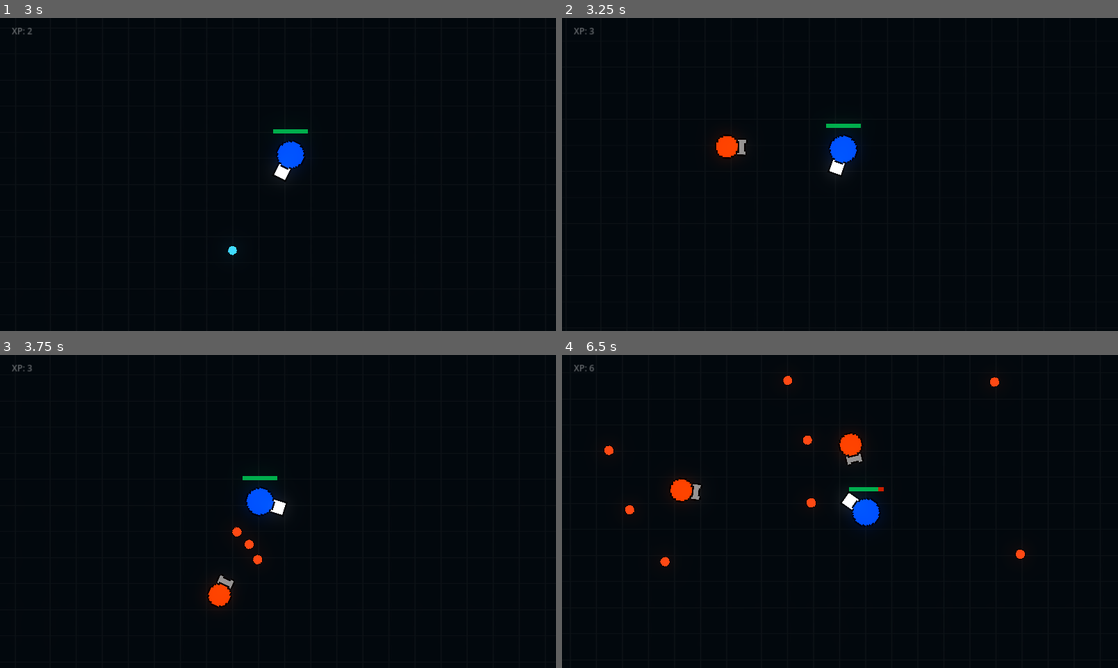
Above: before the commit, frames 1-4 (two rows, left to right).
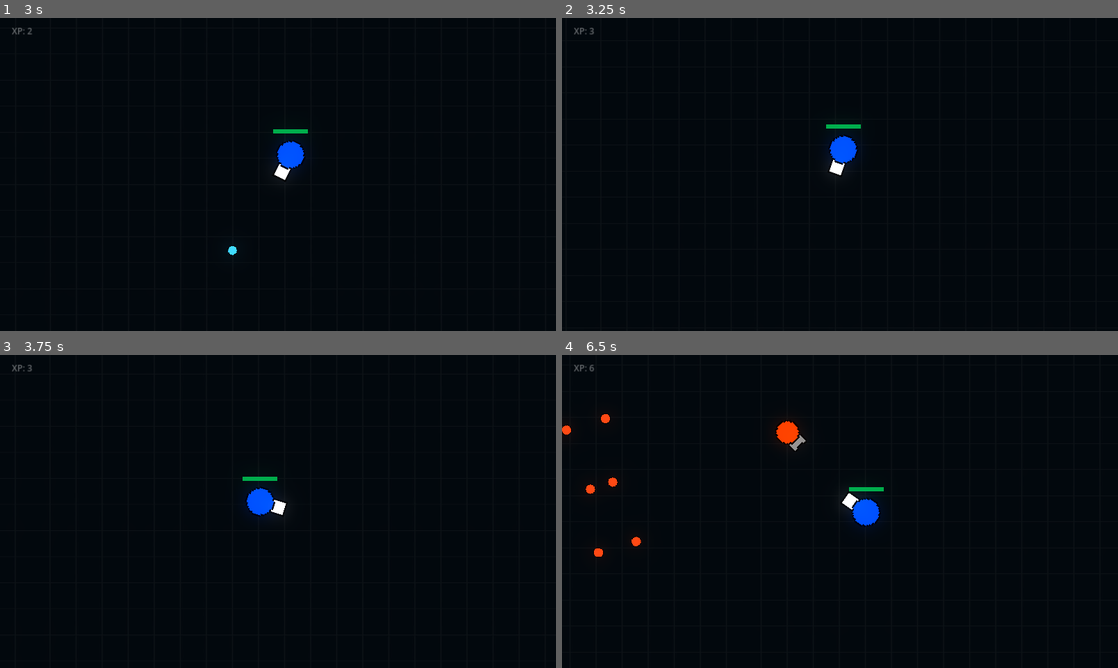
Above: after the commit, the same moments.

Repository: slin04/2D-WaveShooter-Game
Game: Godot game, scene res://code/screens/main.tscn
Same seed, same stepped clock (60 frames per second), same inputs: the game is played once before the commit and once after it. This scene is started directly instead of the project's main scene. Sound files missing from this copy of the repository are replaced by a short silence.
Inputs (mouse positions are in pixels of both pictures, inside the frame that each line leads up to):
- Up to frame 1 (3 s): move the mouse to (400, 158) at 0.52 s; hold D (right) 0.53-1.28 s; right-click (400, 158) at 0.6 s; move the mouse to (166, 190) at 1.27 s; hold S (down) 1.28-2.03 s; click (166, 190) at 1.35 s; move the mouse to (333, 105) at 2.02 s; hold D (right) 2.03-2.78 s; right-click (333, 105) at 2.1 s; move the mouse to (250, 237) at 2.77 s; hold W (up) from 2.78 s (still down); click (250, 237) at 2.85 s
- Up to frame 2 (3.25 s): keep holding W (up)
- Up to frame 3 (3.75 s): move the mouse to (444, 558) at 3.52 s; release W (up) at 3.53 s; hold A (left) from 3.53 s (still down); right-click (444, 558) at 3.6 s
- Up to frame 4 (6.5 s): move the mouse to (673, 464) at 4.27 s; click (673, 464) at 4.35 s; move the mouse to (867, 511) at 5.02 s; release A (left) at 5.03 s; hold S (down) 5.03-5.78 s; right-click (867, 511) at 5.1 s; move the mouse to (756, 433) at 5.77 s; hold D (right) from 5.78 s (still down); click (756, 433) at 5.85 s

Frame 1 is identical in both runs. In frame 2, 0.3% of the frame differs, in the area x 27-54%, y 33-51%; in frame 3, 0.4%; in frame 4, 1.4%, in the area x 0-84%, y 6-68%.

Commit message:
added powerup

Diff:
--- /dev/null
+++ b/code/droppables/AttackPowerUp.gd
@@ -0,0 +1,65 @@
+extends Node2D
+
+var id = "powerup"
+
+var velocity = Vector2(0,0)
+var bounceVelocity = Vector2(0,0)
+var bounceForce = 300
+
+var followRange = 300
+var speed = 75
+
+var screen_size
+
+# Called when the node enters the scene tree for the first time.
+func _ready():
+	$Timer.wait_time = 5
+	$Timer.start()
+	screen_size = get_parent().get_arena_size()
+	velocity += Vector2(randf_range(-1,1), randf_range(-1,1)) * 1000
+	$SpawnSound.play()
+
+
+# Called every frame. 'delta' is the elapsed time since the previous frame.
+func _process(delta):
+	processPhysics(delta)
+
+func processPhysics(delta):
+
+	processWallBounce()
+	followPlayer()
+	velocity += bounceVelocity
+	bounceVelocity = bounceVelocity*0.8
+
+	position += velocity * delta
+	velocity = velocity * 0.95
+
+	position = position.clamp(Vector2.ZERO, screen_size)
+
+
+func followPlayer():
+	if (Global.Player != null):
+		var playerPosition = Global.Player.position
+		var distance = position.distance_to(playerPosition)
+		if (distance <= followRange):
+			var acceleration = Vector2(0,0)
+			rotation = playerPosition.angle_to_point(position)
+			acceleration = -Vector2(speed,0).rotated(rotation)
+			velocity += acceleration
+
+func processWallBounce():
+	if (position.x <= 0):
+		bounceVelocity.x = bounceForce
+	elif (position.x >= screen_size.x):
+		bounceVelocity.x = -bounceForce
+
+	if (position.y <= 0):
+		bounceVelocity.y = bounceForce
+	elif (position.y >= screen_size.y):
+		bounceVelocity.y = -bounceForce
+
+
+func _on_timer_timeout():
+	$DespawnSound.play()
+	await get_tree().create_timer(0.25, false).timeout
+	queue_free()
--- /dev/null
+++ b/code/droppables/AttackPowerUp.tscn
@@ -0,0 +1,46 @@
+[gd_scene load_steps=6 format=3 uid="uid://dm3jtw4k40d0e"]
+
+[ext_resource type="Texture2D" uid="uid://bdhhqbuld7io4" path="res://images/attack_powerup.png" id="1_crtyc"]
+[ext_resource type="Script" path="res://code/droppables/AttackPowerUp.gd" id="1_gkru2"]
+[ext_resource type="AudioStream" uid="uid://c6txrxtuv2pwm" path="res://sounds/orb_spawn.wav" id="3_v20mp"]
+
+[sub_resource type="SpriteFrames" id="SpriteFrames_77vyu"]
+animations = [{
+"frames": [{
+"duration": 1.0,
+"texture": ExtResource("1_crtyc")
+}],
+"loop": true,
+"name": &"default",
+"speed": 5.0
+}]
+
+[sub_resource type="CircleShape2D" id="CircleShape2D_kh68m"]
+radius = 16.1245
+
+[node name="AttackPowerUp" type="Area2D"]
+script = ExtResource("1_gkru2")
+
+[node name="OrbModel" type="AnimatedSprite2D" parent="."]
+position = Vector2(-2, -2)
+scale = Vector2(0.25, 0.25)
+sprite_frames = SubResource("SpriteFrames_77vyu")
+
+[node name="CollisionShape2D" type="CollisionShape2D" parent="."]
+position = Vector2(-1, -1)
+shape = SubResource("CircleShape2D_kh68m")
+
+[node name="Timer" type="Timer" parent="."]
+wait_time = 3.495
+one_shot = true
+autostart = true
+
+[node name="SpawnSound" type="AudioStreamPlayer" parent="."]
+stream = ExtResource("3_v20mp")
+volume_db = -20.658
+pitch_scale = 1.25
+
+[node name="DespawnSound" type="AudioStreamPlayer" parent="."]
+stream = ExtResource("3_v20mp")
+volume_db = -22.083
+pitch_scale = 1.84
--- a/code/enemies/brawler.gd
+++ b/code/enemies/brawler.gd
@@ -53,6 +53,7 @@
 			$GruntDeathSound.play()
 		await get_tree().create_timer(0.2, false).timeout
 		dropHealthOrb()
+		dropPowerUp()
 		queue_free()
 
 func dropHealthOrb():
--- a/code/enemies/dasher.gd
+++ b/code/enemies/dasher.gd
@@ -59,6 +59,7 @@
 			$GruntDeathSound.play()
 		await get_tree().create_timer(0.2, false).timeout
 		dropHealthOrb()
+		dropPowerUp()
 		queue_free()
 
 func dropHealthOrb():
--- a/code/enemies/enemy.gd
+++ b/code/enemies/enemy.gd
@@ -96,3 +96,8 @@
 
 func dropHealthOrb():
 	pass
+
+func dropPowerUp():
+	var roll = randf_range(0, 1)
+	if (roll < 0.05):
+		Main.spawnPowerUp(position)
--- a/code/enemies/grunt.gd
+++ b/code/enemies/grunt.gd
@@ -50,6 +50,7 @@
 			$GruntDeathSound.play()
 		await get_tree().create_timer(0.2, false).timeout
 		dropHealthOrb()
+		dropPowerUp()
 		queue_free()
 
 func dropHealthOrb():
--- a/code/enemies/minion.tscn
+++ b/code/enemies/minion.tscn
@@ -27,7 +27,7 @@
 }]
 
 [sub_resource type="RectangleShape2D" id="RectangleShape2D_3xq2w"]
-size = Vector2(67, 68)
+size = Vector2(58, 77)
 
 [node name="Minion" type="Area2D"]
 collision_mask = 5
@@ -40,7 +40,7 @@
 
 [node name="CollisionShape2D" type="CollisionShape2D" parent="."]
 visible = false
-position = Vector2(0.5, 0)
+position = Vector2(5, 0.5)
 shape = SubResource("RectangleShape2D_3xq2w")
 
 [node name="GunSound" type="AudioStreamPlayer" parent="."]
--- a/code/enemies/sniper.gd
+++ b/code/enemies/sniper.gd
@@ -61,6 +61,7 @@
 			$GruntDeathSound.play()
 		await get_tree().create_timer(0.2, false).timeout
 		dropHealthOrb()
+		dropPowerUp()
 		queue_free()
 
 func dropHealthOrb():
--- a/code/player/player.gd
+++ b/code/player/player.gd
@@ -185,6 +185,8 @@
 			handleDasher(area)
 		"minion":
 			handleMinion(area)
+		"powerup":
+			handlePowerup(area)
 
 
 
@@ -227,6 +229,15 @@
 			handleDeath()
 		handleInvincibleFrame(iframeTime)
 
+func handlePowerup(area):
+	attackDamage *= 2
+	fireRate *= 0.5
+	area.queue_free()
+	await get_tree().create_timer(10, false).timeout
+	attackDamage /= 2
+	fireRate /= 0.5
+
+
 func handleInvincibleFrame(time):
 	invincible = true
 	$iFrameTimer.wait_time = time
--- a/code/screens/main.gd
+++ b/code/screens/main.gd
@@ -13,6 +13,7 @@
 @export var healthbar_scene: PackedScene
 
 @export var orb_scene: PackedScene
+@export var powerup_scene: PackedScene
 
 var enemyTypes = ["grunt", "sniper", "brawler", "dasher"]
 
@@ -162,9 +163,9 @@
 	if (!Global.gameOver && Global.enemyNum() < 20 && Global.Player != null):
 		spawnEnemy(1, enemyTypes.pick_random())
 		spawnEnemy(1, enemyTypes.pick_random())
-	$SpawnTimer.set_wait_time($SpawnTimer.get_wait_time() * 0.975)
+	$SpawnTimer.set_wait_time($SpawnTimer.get_wait_time() * 0.98)
 	if (Global.Player != null):
-		Global.Player.fireRate *= 1/1.01
+		Global.Player.fireRate *= 1/1.02
 		Global.Player.speed *= 1.01
 		Global.Player.maxSpeed *= 1.01
 
@@ -222,5 +223,12 @@
 		orb.position = position
 		add_child(orb)
 
+func spawnPowerUp(position):
+	#var powerup
+	#powerup = powerup_scene.instantiate()
+	#powerup.position = position
+	#add_child(powerup)
+	pass
+
 func _on_music_finished():
 	$Music.play()
--- a/code/screens/main.tscn
+++ b/code/screens/main.tscn
@@ -10,8 +10,9 @@
 [ext_resource type="PackedScene" uid="uid://boml0r5ur2kfw" path="res://code/player/health_bar.tscn" id="6_rcq8m"]
 [ext_resource type="Script" path="res://code/pause.gd" id="9_6gdki"]
 [ext_resource type="PackedScene" uid="uid://clpwuu5ewhadp" path="res://code/droppables/health_orb.tscn" id="10_b7lj1"]
-[ext_resource type="AudioStream" uid="uid://cxy5c5qn4kvgm" path="res://sounds/game_music.wav" id="10_kr7x1"]
+[ext_resource type="AudioStream" uid="uid://cyavrptrrhdlw" path="res://sounds/game_music.wav" id="10_kr7x1"]
 [ext_resource type="PackedScene" uid="uid://dtwtd0qa51cnn" path="res://code/enemies/dasher.tscn" id="11_ayldk"]
+[ext_resource type="PackedScene" uid="uid://dm3jtw4k40d0e" path="res://code/droppables/AttackPowerUp.tscn" id="13_25wxj"]
 
 [sub_resource type="Environment" id="Environment_epgnu"]
 background_mode = 3
@@ -38,6 +39,7 @@
 player_scene = ExtResource("1_dkm27")
 healthbar_scene = ExtResource("6_rcq8m")
 orb_scene = ExtResource("10_b7lj1")
+powerup_scene = ExtResource("13_25wxj")
 
 [node name="WorldEnvironment" type="WorldEnvironment" parent="."]
 environment = SubResource("Environment_epgnu")
@@ -102,7 +104,7 @@
 offset_bottom = 2200.0
 
 [node name="SpawnTimer" type="Timer" parent="."]
-wait_time = 3.0
+wait_time = 5.0
 
 [node name="Music" type="AudioStreamPlayer" parent="."]
 stream = ExtResource("10_kr7x1")
Not shown: 1 places in code/enemies/minion.tscn that only renumber resources
Not shown: 1 places in code/screens/main.tscn that only renumber resources
Binary file added: images/attack_powerup.png
Not shown, added: images/attack_powerup.png.import
Binary file changed: images/minion.png
Not shown, changed: images/minion.png.import
Binary file changed: images/minion_hit.png
Not shown, changed: sounds/game_music.wav.import
Not shown, changed: sounds/game_music.wav
